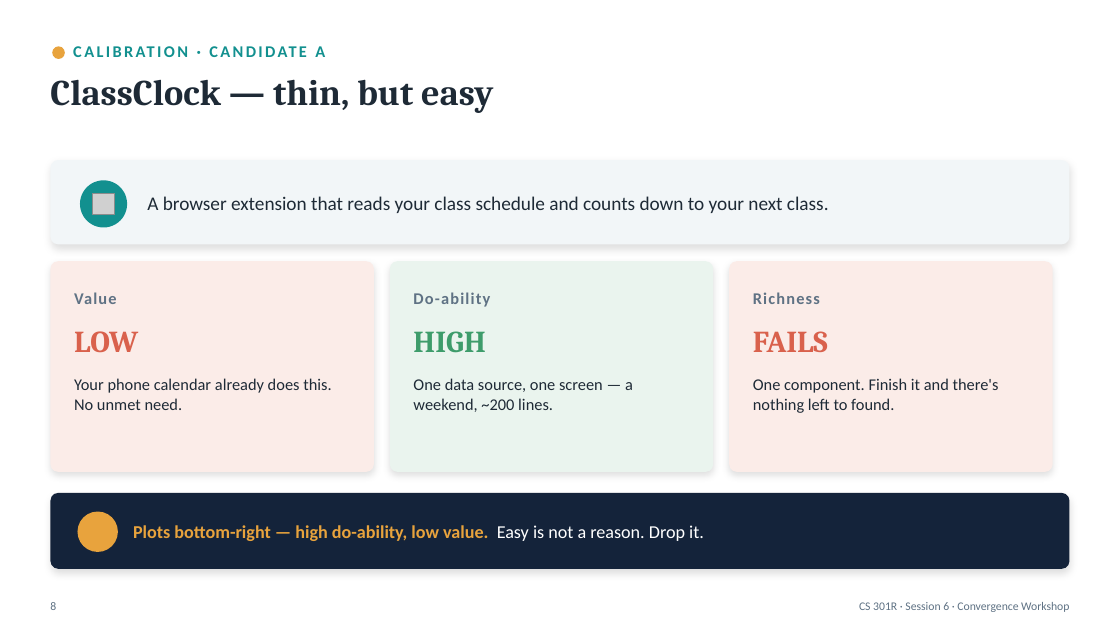
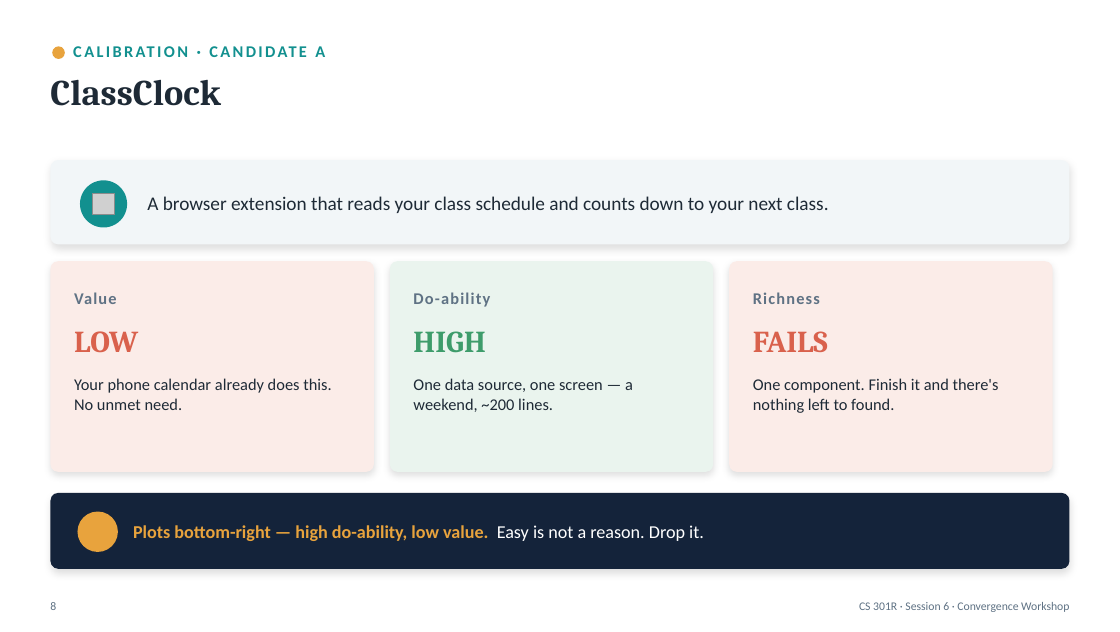
Before and after one commit to BYU-CS-Course-Ops/CS380, a slide deck: slide 8 of canvas_material/lectures/powerpoint/Session06-Convergence.pptx. Drawn at 1120x632 pixels with LibreOffice and Linux fonts; fonts in the diff are those of the drawing; grey boxes stand for pictures; background and template pictures are left out. Boxes give left, top, right and bottom in pixels: in the first picture for what was removed or moved away, otherwise in the second. Text is boxed around its words. In the diff, an @@ line names an element or a change of style, - is before the commit and + after.

```diff
--- a/canvas_material/lectures/powerpoint/Session06-Convergence.pptx
+++ b/canvas_material/lectures/powerpoint/Session06-Convergence.pptx
@@ text at box(50, 79, 220, 106): text changed @@
-ClassClock — thin, but easy
+ClassClock
```
Also in this commit, not shown: 1 other slide changed, 1 other file.
